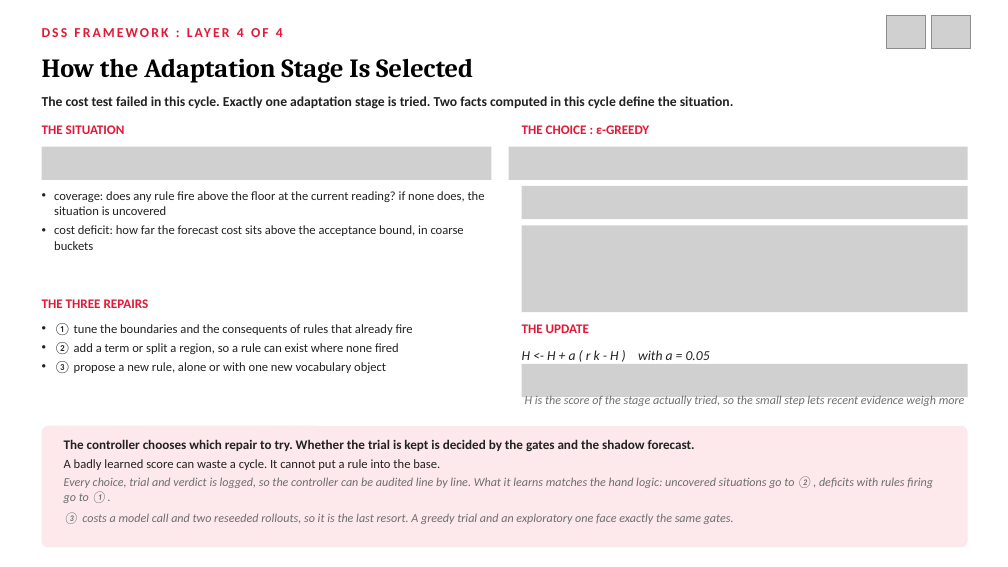
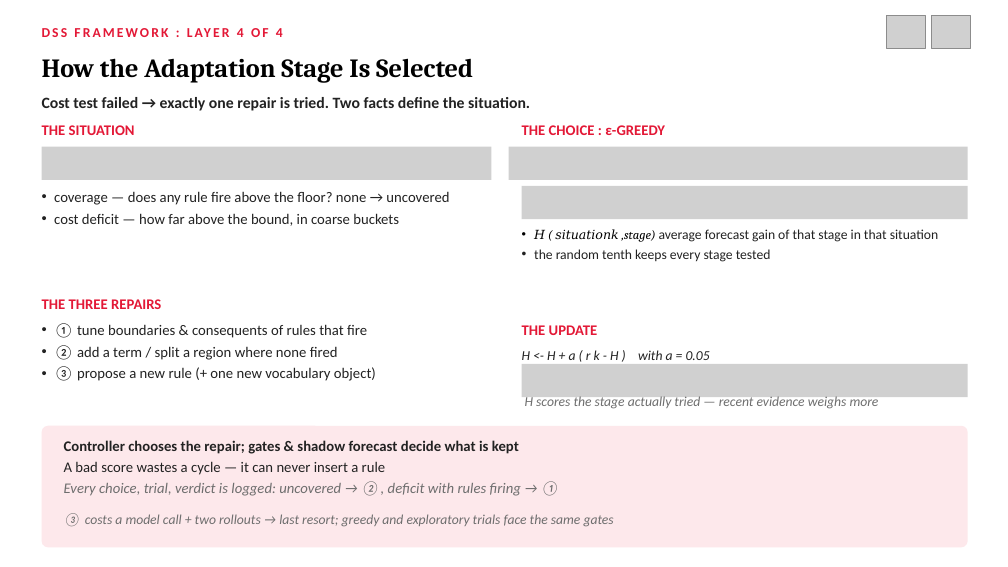
Before and after one commit to northwind13/Enhanced_DSS, a slide deck: slide 37 of 01_Thesis/DisasterAware_Presentation.pptx (slide 54 before the commit). Drawn at 1008x567 pixels with LibreOffice and Linux fonts; fonts in the diff are those of the drawing; grey boxes stand for pictures. Boxes give left, top, right and bottom in pixels: in the first picture for what was removed or moved away, otherwise in the second. Text is boxed around its words. In the diff, an @@ line names an element or a change of style, - is before the commit and + after.

```diff
--- a/01_Thesis/DisasterAware_Presentation.pptx
+++ b/01_Thesis/DisasterAware_Presentation.pptx
@@ text at [42,97,530,111]: text changed; size 13 to 15 pt @@
-The cost test failed in this cycle. Exactly one adaptation stage is tried. Two facts computed in this cycle define the situation.
+Cost test failed → exactly one repair is tried. Two facts define the situation.
@@ text at [54,191,449,226]: text changed; size 12 to 14 pt @@
-• coverage: does any rule fire above the floor at the current reading? if none does, the situation is uncovered
-• cost deficit: how far the forecast cost sits above the acceptance bound, in coarse buckets
+• coverage — does any rule fire above the floor? none → uncovered
+• cost deficit — how far above the bound, in coarse buckets
@@ picture removed at [522,225,968,312] @@
@@ text added at [534,229,938,262], 13 pt, text #222222 @@
+• 𝐻 ( 𝑠𝑖𝑡𝑢𝑎𝑡𝑖𝑜𝑛𝑘 ,stage) average forecast gain of that stage in that situation
+• the random tenth keeps every stage tested
@@ text at [54,323,376,381]: text changed; size 12 to 14 pt @@
-• ① tune the boundaries and the consequents of rules that already fire
-• ② add a term or split a region, so a rule can exist where none fired
-• ③ propose a new rule, alone or with one new vocabulary object
+• ① tune boundaries & consequents of rules that fire
+• ② add a term / split a region where none fired
+• ③ propose a new rule (+ one new vocabulary object)
@@ size 12.5 to 14 pt in 4 elements at [42,125,135,135], [42,299,161,309], [522,125,665,135], [522,325,598,335] @@
@@ text at [525,394,879,408]: text changed; size 11.5 to 13 pt @@
-H is the score of the stage actually tried, so the small step lets recent evidence weigh more
+H scores the stage actually tried — recent evidence weighs more
@@ text at [64,440,561,496]: text changed; size 11.5 to 14 pt; text colour #6E6E6E to #222222; italic off @@
-The controller chooses which repair to try. Whether the trial is kept is decided by the gates and the shadow forecast.
-A badly learned score can waste a cycle. It cannot put a rule into the base.
-Every choice, trial and verdict is logged, so the controller can be audited line by line. What it learns matches the hand logic: uncovered situations go to ②, deficits with rules firing go to ①.
+Controller chooses the repair; gates & shadow forecast decide what is kept
+A bad score wastes a cycle — it can never insert a rule
+Every choice, trial, verdict is logged: uncovered → ②, deficit with rules firing → ①
@@ text at [64,513,614,527]: text changed; size 11.5 to 13 pt @@
-③ costs a model call and two reseeded rollouts, so it is the last resort. A greedy trial and an exploratory one face exactly the same gates.
+③ costs a model call + two rollouts → last resort; greedy and exploratory trials face the same gates
```
Also in this commit, not shown: 56 other slides changed, 6 slides added, 22 slides removed, 1 other file.
